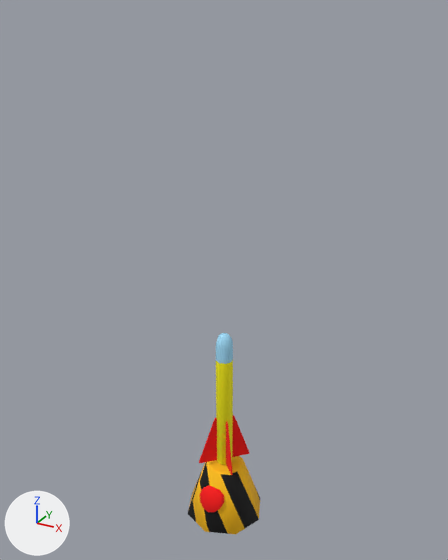
What one commit did to the FBX model Assets/3D/Interactive/RocketLauncher.FBX.
Camera for both pictures: a 50 mm lens placed at (4.39, -8.01, 8.73), pointed at (-0.09, 0.15, 4.65). The lights are fixed; the arrows at lower left show +X, +Y and +Z. Both versions are drawn at frame 21 of the action 'Take 001'; the numbers are the values there.

Before the edit, the objects in view are built like this:
```python
me_mesh = bpy.data.meshes.new('Mesh')
me_mesh.from_pydata(...)  # 106 vertices, 200 faces; spans x -0.76..0.75, y -0.76..0.75, z -0.03..5.69
# faces by material slot: [72, 40, 88]
me_mesh.materials.append(mat_wall)  # blue #9fdcf8
me_mesh.materials.append(mat_17___default)  # yellow #fff600
me_mesh.materials.append(mat_14___default)  # red #fb0000
me_mesh_001 = bpy.data.meshes.new('Mesh.001')
me_mesh_001.from_pydata(...)  # 49 vertices, 48 faces; spans x -0.722..0.722, y -0.722..0.722, z 0.0..1.334
me_mesh_001.materials.append(mat_material__2746)  # picture img_hazardwarninglines_png
me_mesh_002 = bpy.data.meshes.new('Mesh.002')
me_mesh_002.from_pydata(...)  # 37 vertices, 36 faces; spans x -0.163..0.163, y -0.056..0.056, z -0.172..0.172
me_mesh_002.materials.append(mat_14___default)  # red #fb0000
ob_rocketlauncher = bpy.data.objects.new('RocketLauncher', me_mesh)
ob_rocketlauncher.location = (0.0, 0.0, 1.14)
ob_rocketlauncher.rotation_euler = (0.0, -0.00229, 0.0)  # degrees (0, -0.1, 0)
ob_rocketlauncher.scale = (0.458, 0.458, 0.458)
ob_rocketlauncherbase = bpy.data.objects.new('RocketLauncherBase', me_mesh_001)
ob_rocketlauncherbase.location = (0.0, 0.0, 0.0)
ob_rocketlauncherpush = bpy.data.objects.new('RocketLauncherPush', me_mesh_002)
ob_rocketlauncherpush.location = (0.0, -0.49, 0.61)
ob_rocketlauncherpush.rotation_euler = (-0.349, 0.0, 0.0)  # degrees (-20, 0, 0)
ob_rocketlauncherpush.scale = (1.4, 1.4, 1.4)
```
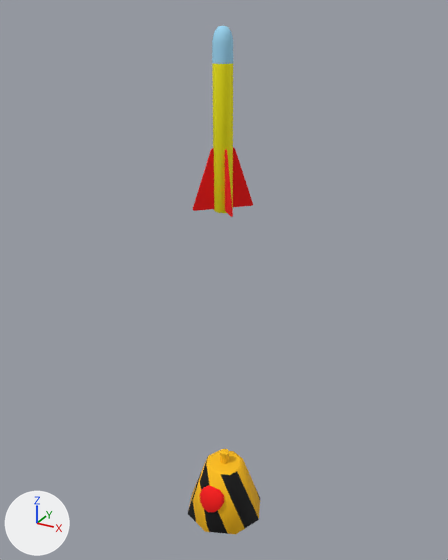
Scene script edits in JSON lines:
```json
{"op": "set", "path": "ob_rocketlauncher.location", "old": "(0.0, 0.0, 1.14)", "new": "(-0.02, 0.0, 5.9)"}
```

What differs and where, as boxes [x1, y1, x2, y2] in the pictures (448 x 560 px):
```json
{"object": "RocketLauncher", "change": "moved", "before": [199, 333, 249, 475], "after": [193, 26, 253, 217]}
```
